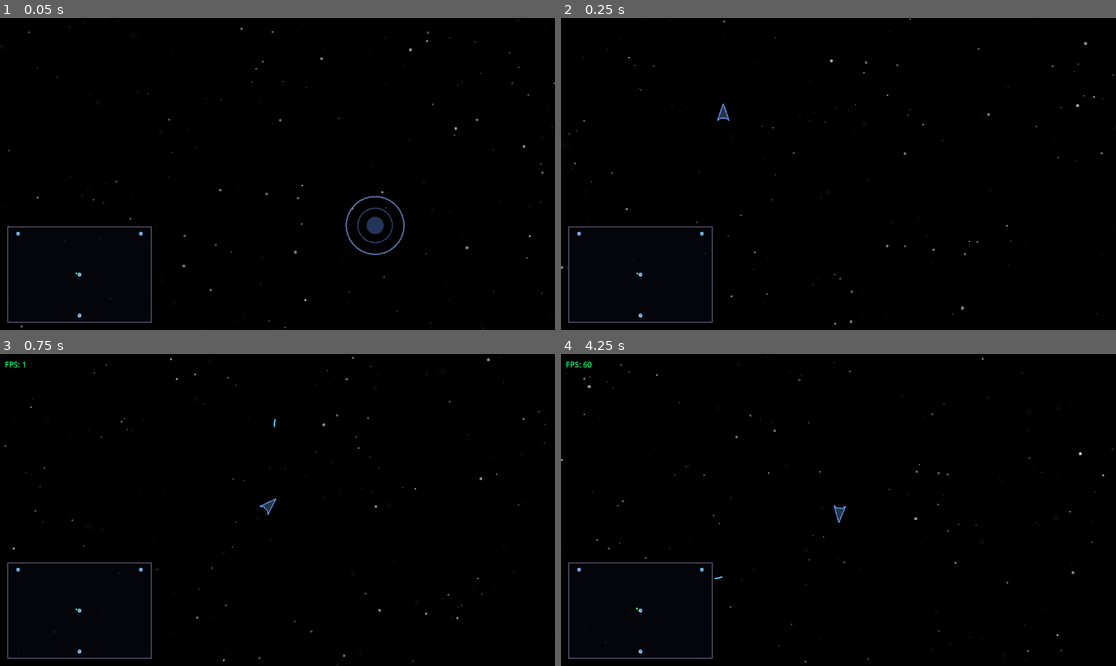
Above: before the commit, frames 1-4 (two rows, left to right).
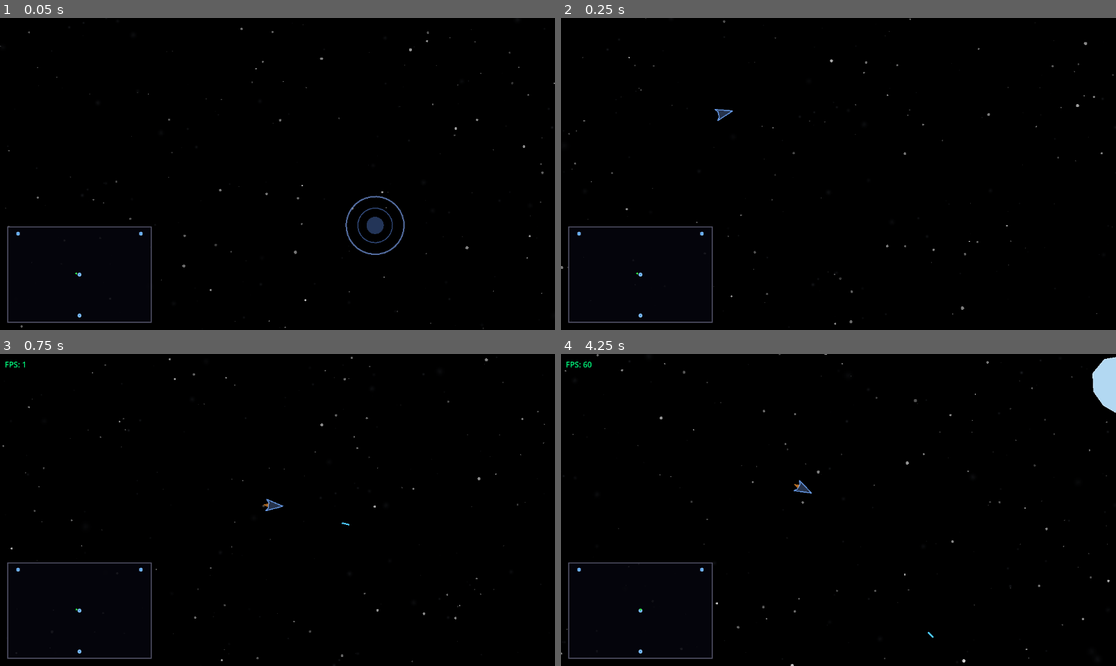
Above: after the commit, the same moments.

Repository: dubstabber/Space-game
Game: Godot game, scene res://scenes/main/main.tscn
The game is run twice, just before and just after one commit, with the same random seed, the same clock (stepped at 60 frames per second) and the same inputs.
Inputs (mouse positions are in pixels of both pictures, inside the frame that each line leads up to):
- Up to frame 1 (0.05 s): no input
- Up to frame 2 (0.25 s): no input
- Up to frame 3 (0.75 s): move the mouse to (399, 494) at 0.52 s; hold D (rotate_right, bound only before the commit) from 0.53 s (still down); hold Space (shoot) from 0.53 s (still down)
- Up to frame 4 (4.25 s): move the mouse to (727, 525) at 1.27 s; release D (rotate_right, bound only before the commit) at 1.28 s; release Space (shoot) at 1.28 s; hold S (move_down, bound only after the commit) 1.28-2.03 s; tap Space (shoot) at 1.35, 2.85 s; move the mouse to (894, 441) at 2.02 s; hold D (rotate_right, bound only before the commit) 2.03-2.78 s; hold Space (shoot) 2.03-2.78 s; move the mouse to (810, 572) at 2.77 s; hold W (thrust, bound only before the commit) 2.78-3.53 s; move the mouse to (1005, 556) at 3.52 s; hold A (rotate_left, bound only before the commit) from 3.53 s (still down); hold Space (shoot) from 3.53 s (still down)

Frame 1 is identical in both runs. In frame 2, less than 0.1% of the frame differs, in the area x 27-32%, y 27-34%; in frame 3, 0.3%; in frame 4, 1.1%, in the area x 0-100%, y 0-100%.

Commit message:
Change player movement logic

Diff:
--- a/project.godot
+++ b/project.godot
@@ -29,24 +29,30 @@
 "events": [Object(InputEventKey,"resource_local_to_scene":false,"resource_name":"","device":-1,"window_id":0,"alt_press …(195 unchanged characters)…
 ]
 }
-thrust={
+move_up={
 "deadzone": 0.5,
 "events": [Object(InputEventKey,"resource_local_to_scene":false,"resource_name":"","device":-1,"window_id":0,"alt_press …(192 unchanged characters)…
 ]
 }
-rotate_left={
+move_left={
 "deadzone": 0.5,
 "events": [Object(InputEventKey,"resource_local_to_scene":false,"resource_name":"","device":-1,"window_id":0,"alt_press …(191 unchanged characters)…
 ]
 }
-rotate_right={
+move_right={
 "deadzone": 0.5,
 "events": [Object(InputEventKey,"resource_local_to_scene":false,"resource_name":"","device":-1,"window_id":0,"alt_press …(192 unchanged characters)…
+]
+}
+move_down={
+"deadzone": 0.5,
+"events": [Object(InputEventKey,"resource_local_to_scene":false,"resource_name":"","device":-1,"window_id":0,"alt_pressed":false,"shift_pressed":false,"ctrl_pressed":false,"meta_pressed":false,"pressed":false,"keycode":0,"physical_keycode":83,"key_label":0,"unicode":115,"location":0,"echo":false,"script":null)
 ]
 }
 shoot={
 "deadzone": 0.5,
 "events": [Object(InputEventKey,"resource_local_to_scene":false,"resource_name":"","device":-1,"window_id":0,"alt_press …(191 unchanged characters)…
+, Object(InputEventMouseButton,"resource_local_to_scene":false,"resource_name":"","device":-1,"window_id":0,"alt_pressed":false,"shift_pressed":false,"ctrl_pressed":false,"meta_pressed":false,"button_mask":1,"position":Vector2(249, 16),"global_position":Vector2(258, 64),"factor":1.0,"button_index":1,"canceled":false,"pressed":true,"double_click":false,"script":null)
 ]
 }
 debug_speed_boost={
--- a/scenes/entities/enemies/boss_base.gd
+++ b/scenes/entities/enemies/boss_base.gd
@@ -117,12 +117,12 @@
 		details.width = 1.5
 
 	if collision_shape and hull_points.size() > 0:
-		collision_shape.polygon = hull_points
+		collision_shape.set_deferred("polygon", hull_points)
 
 	if hitbox and hitbox.has_node("CollisionPolygon2D"):
 		var hitbox_collision := hitbox.get_node("CollisionPolygon2D") as CollisionPolygon2D
 		if hitbox_collision and hull_points.size() > 0:
-			hitbox_collision.polygon = hull_points
+			hitbox_collision.set_deferred("polygon", hull_points)
 
 
 func _setup_phase_abilities() -> void:
--- a/scenes/player/player_ship.gd
+++ b/scenes/player/player_ship.gd
@@ -52,12 +52,18 @@
 
 
 func _handle_input(delta: float) -> void:
-	var rotation_input := Input.get_axis("rotate_left", "rotate_right")
-	rotation += rotation_input * rotation_speed * delta
-
-	_is_thrusting = Input.is_action_pressed("thrust")
+	# Rotate ship to always face the mouse pointer; movement does not affect rotation.
+	var mouse_pos := get_global_mouse_position()
+	var to_mouse := mouse_pos - global_position
+	if to_mouse.length() > 0.001:
+		var target_rotation := to_mouse.angle() + PI / 2
+		var t: float = clampf(rotation_speed * delta, 0.0, 1.0)
+		rotation = lerp_angle(rotation, target_rotation, t)
+
+	var input_dir := Input.get_vector("move_left", "move_right", "move_up", "move_down")
+	_is_thrusting = input_dir.length() > 0.0
 	if _is_thrusting:
-		var direction := Vector2.from_angle(rotation - PI / 2)
+		var direction := input_dir.normalized()
 		var current_accel := acceleration * (debug_speed_multiplier if _debug_boost_active else 1.0)
 		var current_max_speed := max_speed * (debug_speed_multiplier if _debug_boost_active else 1.0)
 		velocity += direction * current_accel * delta
--- a/scenes/world/world.tscn
+++ b/scenes/world/world.tscn
@@ -9,7 +9,11 @@
 [ext_resource type="PackedScene" uid="uid://cspawner12345" path="res://scenes/entities/asteroids/asteroid_spawner.tscn" id="5_spawner"]
 [ext_resource type="Resource" uid="uid://vh6m6gxnrab5" path="res://resources/factions/faction_syndicate.tres" id="6_j2gmx"]
 [ext_resource type="Resource" uid="uid://vh4w1gt3rab5" path="res://resources/factions/faction_raiders.tres" id="7_1yooq"]
+[ext_resource type="Resource" path="res://resources/enemies/enemy_fighter.tres" id="7_gb53w"]
 [ext_resource type="Resource" path="res://resources/enemies/enemy_heavy.tres" id="8_gb53w"]
+[ext_resource type="Script" uid="uid://4a1f0bw4brl2" path="res://scenes/entities/enemies/enemy_spawner.gd" id="10_umvgx"]
+[ext_resource type="Resource" uid="uid://c8d3hive00001" path="res://resources/factions/faction_hive.tres" id="11_mxkvs"]
+[ext_resource type="Resource" path="res://resources/enemies/enemy_scout.tres" id="12_m114p"]
 
 [node name="World" type="Node2D"]
 script = ExtResource("1_world")
@@ -23,12 +27,23 @@
 
 [node name="EnemySpawner" parent="Entities" instance=ExtResource("4_t5ptc")]
 position = Vector2(-1132, -395)
-allowed_factions = Array[ExtResource("5_j2gmx")]([ExtResource("6_j2gmx")])
+allowed_factions = Array[ExtResource("5_j2gmx")]([ExtResource("7_1yooq")])
+boss_enabled = true
+boss_data = ExtResource("7_gb53w")
 
 [node name="EnemySpawner2" parent="Entities" instance=ExtResource("4_t5ptc")]
-allowed_factions = Array[ExtResource("5_j2gmx")]([ExtResource("7_1yooq")])
+position = Vector2(-889, -288)
+allowed_factions = Array[ExtResource("5_j2gmx")]([ExtResource("6_j2gmx")])
 boss_enabled = true
 boss_data = ExtResource("8_gb53w")
+
+[node name="EnemySpawner3" type="Node2D" parent="Entities"]
+position = Vector2(-698, -620)
+script = ExtResource("10_umvgx")
+allowed_factions = Array[ExtResource("5_j2gmx")]([ExtResource("11_mxkvs")])
+boss_enabled = true
+boss_data = ExtResource("12_m114p")
+metadata/_custom_type_script = "uid://4a1f0bw4brl2"
 
 [node name="PlayerCamera" parent="." instance=ExtResource("4_camera")]
 
Not shown: 1 places in scenes/world/world.tscn that only renumber resources
